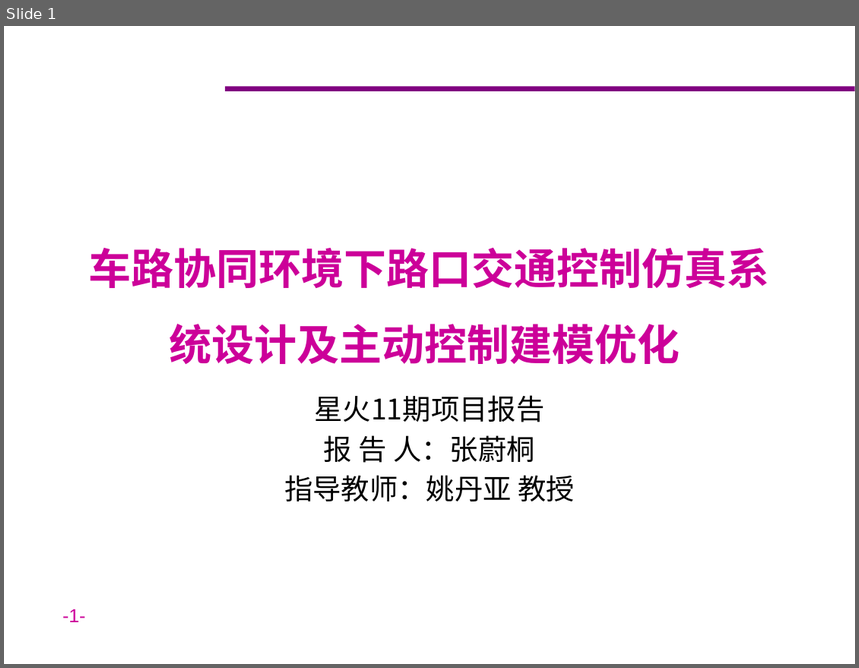
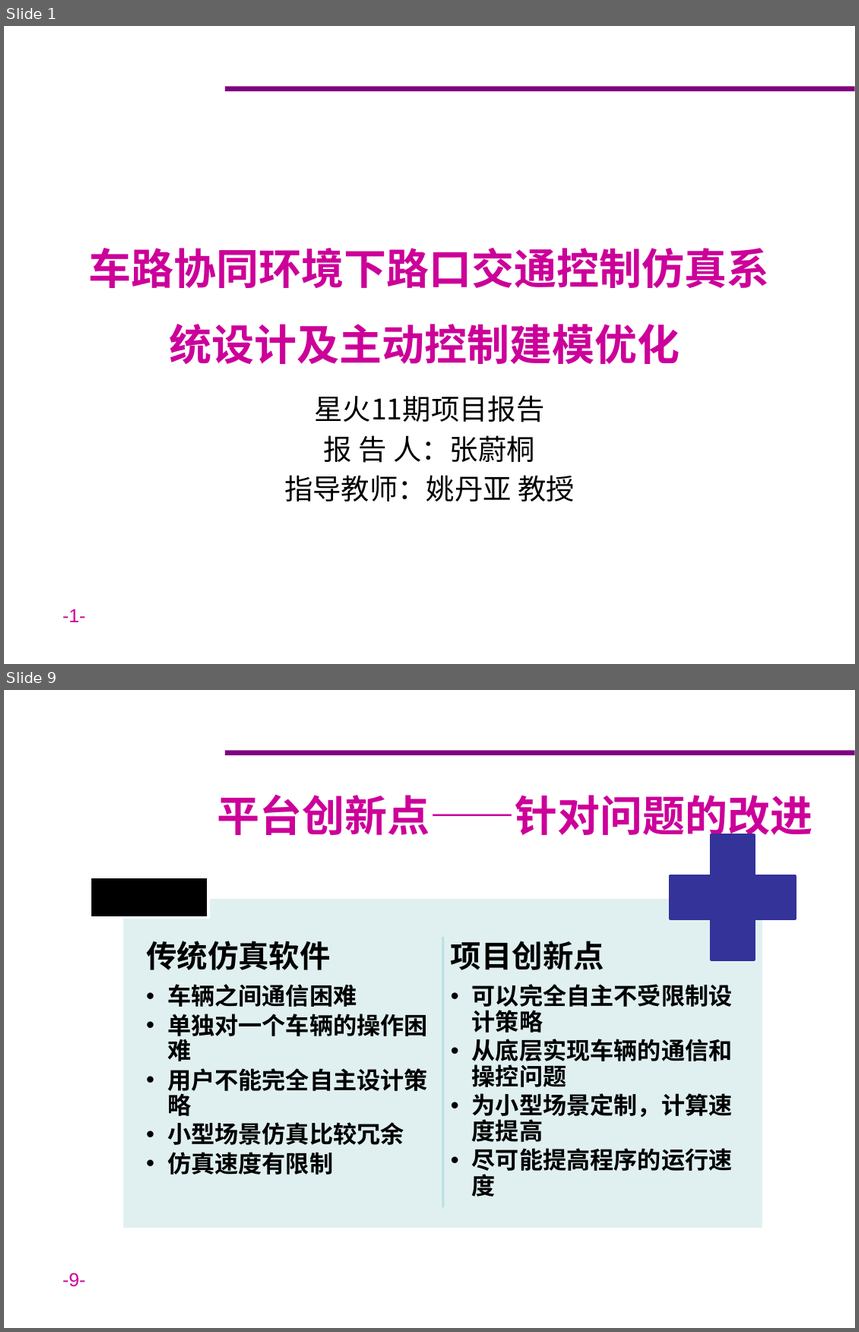
Before and after one commit to ZeroWeight/Traffic, a slide deck: pre/星火/finalreport.pptx. Shown one above the other, each under a label of ours: slide 1 before the commit, slides 1 and 9 after it; the slides between them are not shown. The pictures are 859x668 and 859x1332 pixels, drawn with LibreOffice and Linux fonts; fonts in the diff are those of the drawing; background and template pictures are left out. Boxes give left, top, right and bottom in pixels: in the first picture for what was removed or moved away, otherwise in the second. Text is boxed around its words. In the diff, an @@ line names an element or a change of style, - is before the commit and + after.

Commit message:
fin ppt

```diff
--- a/pre/星火/finalreport.pptx
+++ b/pre/星火/finalreport.pptx
@@ slide 9 added at [4, 690, 855, 1328], background #FFFFFF; not listed: 2 template elements that a slide beside it also shows @@
@@ title added at [217, 794, 813, 843], 36 pt, text #CC0099, bold @@
+平台创新点——针对问题的改进
@@ group added at [91, 834, 796, 1229]: 2 rectangles, 2 frees, 1 plus, 1 line @@
+传统仿真软件
+  •• 车辆之间通信困难
+  •• 单独对一个车辆的操作困难
+  •• 用户不能完全自主设计策略
+  •• 小型场景仿真比较冗余
+  •• 仿真速度有限制
+项目创新点
+  •• 可以完全自主不受限制设计策略
+  •• 从底层实现车辆的通信和操控问题
+  •• 为小型场景定制，计算速度提高
+  •• 尽可能提高程序的运行速度
```
Also in this commit, not shown: 19 other slides added, 1 other file.
